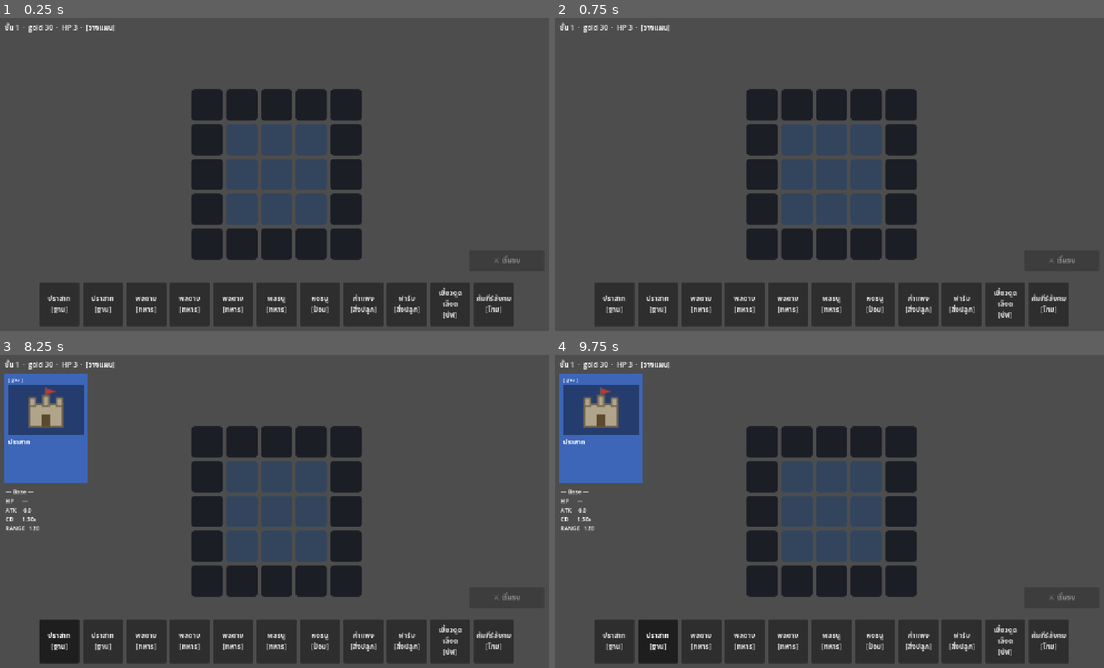
Above: before the commit, frames 1-4 (two rows, left to right).
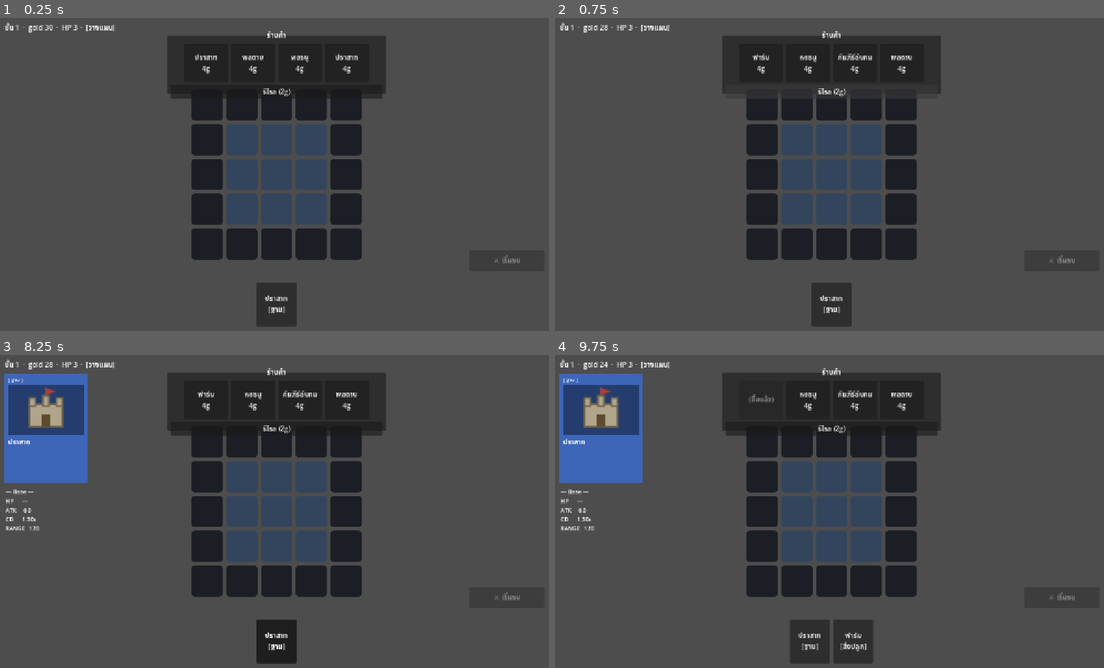
Above: after the commit, the same moments.

Repository: lnwextra2/9-Kings-at-home
Game: Godot game, scene res://scenes/main.tscn
The game is run twice, just before and just after one commit, with the same random seed, the same clock (stepped at 60 frames per second) and the same inputs.
Inputs (mouse positions are in pixels of both pictures, inside the frame that each line leads up to):
- Up to frame 1 (0.25 s): no input
- Up to frame 2 (0.75 s): click (829, 93) at 0.5 s, where only the run after the commit has a clickable "รีโรล (2g)"
- Up to frame 3 (8.25 s): click (241, 477) at 1.27 s; click (274, 477) at 2.02 s; click (312, 477) at 2.77 s; click (241, 511) at 3.52 s; click (274, 511) at 4.27 s; click (312, 511) at 5.02 s; click (241, 545) at 5.77 s; click (274, 545) at 6.52 s; click (312, 545) at 7.27 s; click "ปราสาท [ฐาน]" at 8 s
- Up to frame 4 (9.75 s): click "ปราสาท [ฐาน]" at 8.75 s; click (763, 398) at 9.5 s, where only the run after the commit has a clickable "ฟาร์ม 4g"

The runs differ from the first frame. In frame 1, 17% of the frame differs, in the area x 7-94%, y 4-99%; in frame 2, 16%; in frame 3, 17%, in the area x 7-94%, y 2-99%; in frame 4, 16%.

Commit message:
M3 (partial): shop + reward + run economy loop
- core/rng.gd (seeded RNG via state.rng); CardData.cost
- core/shop.gd: roll 4 slots (blue pool), buy (gold->hand), reroll (2g)
- GameSim: buy / reroll_shop / pick_reward / reroll_reward actions;
  end_combat now -> reward phase (roll 3), pick -> +1 hand, floor+1, new shop
- run start: hand = [base] + shop roll (replaces debug hand)
- shop_view + reward_view scenes; main wires shop/reward/gameover phases
- verified headless: buy/reroll/fight/reward/pick full loop, gold accounting

Co-Authored-By: Claude Opus 4.8 <noreply@anthropic.com>

Diff:
--- a/new-game-project/autoload/game.gd
+++ b/new-game-project/autoload/game.gd
@@ -23,23 +23,20 @@
         battle_cfg = BattleConfig.new()
     state = GameState.new_run(config)
     state.battle_cfg = battle_cfg
-    _fill_debug_hand()   # TEMP M1 — แทนด้วยร้าน/รางวัล ตอน M3
+    _start_run()
 
 
 func restart() -> void:
     state = GameState.new_run(config)
     state.battle_cfg = battle_cfg
-    _fill_debug_hand()
+    _start_run()
 
 
 func notify_changed() -> void:
     state_changed.emit()
 
 
-func _fill_debug_hand() -> void:   # TEMP M1
-    state.hand = [
-        &"base_castle", &"base_castle",
-        &"swordsman", &"swordsman", &"swordsman",
-        &"archer", &"ballista", &"wall", &"farm",
-        &"buff_lifesteal", &"tome_sharpen",
-    ]
+## เริ่ม run: มือมีการ์ดฐาน (บังคับวาง wave 0) + สุ่มร้าน
+func _start_run() -> void:
+    state.hand = [&"base_castle"]
+    Shop.roll(state)
--- a/new-game-project/core/game_sim.gd
+++ b/new-game-project/core/game_sim.gd
@@ -12,6 +12,14 @@
             return _use_card(state, action.hand_index, action.slot)
         &"end_turn":
             return _start_combat(state)
+        &"buy":
+            return Shop.buy(state, action.shop_index)
+        &"reroll_shop":
+            return Shop.reroll(state)
+        &"pick_reward":
+            return _pick_reward(state, action.index)
+        &"reroll_reward":
+            return _reroll_reward(state)
     return false
 
 
@@ -67,5 +75,37 @@
     if state.base_hp <= 0:
         state.phase = &"gameover"
     else:
-        state.floor_num += 1
-        state.phase = &"planning"
+        _roll_reward(state)
+        state.phase = &"reward"
+
+
+static func _roll_reward(state: GameState) -> void:
+    var p: Array = Shop.pool()
+    state.reward_cards = []
+    for i in 3:
+        state.reward_cards.append(state.rng.pick(p).id)
+    state.reward_reroll_cost = 10
+
+
+## เลือกรางวัล 1 ใบ → เข้ามือ, floor+1, สุ่มร้านใหม่, กลับ planning
+static func _pick_reward(state: GameState, index: int) -> bool:
+    if index < 0 or index >= state.reward_cards.size():
+        return false
+    state.hand.append(state.reward_cards[index])
+    state.reward_cards = []
+    state.floor_num += 1
+    Shop.roll(state)
+    state.phase = &"planning"
+    return true
+
+
+static func _reroll_reward(state: GameState) -> bool:
+    if state.gold < state.reward_reroll_cost:
+        return false
+    state.gold -= state.reward_reroll_cost
+    state.reward_reroll_cost += 10
+    var p: Array = Shop.pool()
+    state.reward_cards = []
+    for i in 3:
+        state.reward_cards.append(state.rng.pick(p).id)
+    return true
--- a/new-game-project/core/game_state.gd
+++ b/new-game-project/core/game_state.gd
@@ -11,6 +11,13 @@
 var rows: int = 5
 var board: Array = []                  # cols*rows ช่อง: null (ว่าง) / &"locked" / card instance Dictionary
 var hand: Array = []                   # การ์ดในมือ (Array ของ data_id StringName)
+var shop: Array = []                   # ร้าน: data_id / &"" (ช่องซื้อไปแล้ว)
+
+# reward (ใช้เฉพาะ phase = reward)
+var reward_cards: Array = []           # ตัวเลือกรางวัล (data_id)
+var reward_reroll_cost: int = 10       # reset ทุกหน้า reward
+
+var rng: Rng                           # สุ่มทั้งหมดผ่านตัวนี้
 
 # combat (ใช้เฉพาะ phase = combat, transient — ไม่ต้อง serialize กลางสนาม)
 var units: Array = []                  # unit dict (M2); SoA เป็นงาน M3
@@ -24,6 +31,7 @@
 ## สร้าง state เริ่มต้นจาก config — วางเลย์เอาต์ช่องปลดล็อก (บล็อกกลาง)
 static func new_run(cfg: RunConfig) -> GameState:
 	var s := GameState.new()
+	s.rng = Rng.new()
 	s.cols = cfg.board_cols
 	s.rows = cfg.board_rows
 	s.gold = cfg.start_gold
--- /dev/null
+++ b/new-game-project/core/rng.gd
@@ -0,0 +1,31 @@
+class_name Rng
+extends RefCounted
+## seeded RNG — ทุกการสุ่มใน sim ต้องผ่านตัวนี้ (deterministic; seedable เต็มตอน M5)
+
+var _rng := RandomNumberGenerator.new()
+
+
+func seed_with(s: int) -> void:
+    _rng.seed = s
+
+
+func randi_range(a: int, b: int) -> int:
+    return _rng.randi_range(a, b)
+
+
+func randf() -> float:
+    return _rng.randf()
+
+
+func pick(arr: Array) -> Variant:
+    return arr[_rng.randi_range(0, arr.size() - 1)]
+
+
+func shuffle(arr: Array) -> Array:
+    var a := arr.duplicate()
+    for i in range(a.size() - 1, 0, -1):
+        var j := _rng.randi_range(0, i)
+        var tmp = a[i]
+        a[i] = a[j]
+        a[j] = tmp
+    return a
--- /dev/null
+++ b/new-game-project/core/shop.gd
@@ -0,0 +1,43 @@
+class_name Shop
+extends RefCounted
+## ร้านค้า — สุ่มการ์ดขาย, ซื้อ (ใช้ gold → เข้ามือ), reroll ทั้งแถว
+
+const SLOTS := 4
+const REROLL_COST := 2
+
+
+## pool ที่ขาย (M3 = สีฟ้าทั้งหมด; M4 อาจอิงสี/floor)
+static func pool() -> Array:
+    return Content.by_color(&"blue")
+
+
+static func roll(state: GameState) -> void:
+    var p: Array = pool()
+    state.shop.clear()
+    if p.is_empty():
+        return
+    for i in SLOTS:
+        state.shop.append(state.rng.pick(p).id)
+
+
+static func buy(state: GameState, index: int) -> bool:
+    if index < 0 or index >= state.shop.size():
+        return false
+    var data_id = state.shop[index]
+    if not (data_id is StringName) or data_id == &"":
+        return false
+    var d: CardData = Content.card(data_id)
+    if state.gold < d.cost:
+        return false
+    state.gold -= d.cost
+    state.hand.append(data_id)
+    state.shop[index] = &""   # ช่องว่างหลังซื้อ
+    return true
+
+
+static func reroll(state: GameState) -> bool:
+    if state.gold < REROLL_COST:
+        return false
+    state.gold -= REROLL_COST
+    roll(state)
+    return true
--- a/new-game-project/data_types/card_data.gd
+++ b/new-game-project/data_types/card_data.gd
@@ -32,6 +32,9 @@
 @export var effects: Array[EffectData] = []   # tier 1 declarative
 @export var hooks_script: Script          # tier 2 script (การ์ดที่พิเศษจริงๆ)
 
+@export_group("Economy")
+@export var cost: int = 4                 # ราคาในร้าน
+
 
 func is_structure() -> bool:
     return kind == Kind.BASE or kind == Kind.BUILDING or kind == Kind.TURRET
--- a/new-game-project/scenes/main.gd
+++ b/new-game-project/scenes/main.gd
@@ -1,5 +1,9 @@
 extends Control
-## ตัวสลับ phase — planning (วางการ์ด) ↔ combat (สนามรบ) + ผลแพ้/ชนะ
+## ตัวสลับ phase — planning (วาง+ร้าน) ↔ combat (สนามรบ) ↔ reward ↔ gameover
+
+const CARD_PANEL := preload("res://scenes/planning/card_panel.tscn")
+const SHOP_VIEW := preload("res://scenes/planning/shop_view.tscn")
+const REWARD_VIEW := preload("res://scenes/planning/reward_view.tscn")
 
 @onready var _top: Label = $TopBar
 @onready var _planning: Control = $Planning
@@ -11,12 +15,11 @@
 @onready var _result_label: Label = $ResultOverlay/Panel/VBox/ResultLabel
 @onready var _continue: Button = $ResultOverlay/Panel/VBox/ContinueButton
 
-const CARD_PANEL := preload("res://scenes/planning/card_panel.tscn")
-
 var _panel: Control
+var _shop
+var _reward
 var _sel_hand: int = -1
 var _sel_slot: int = -1
-var _gameover_pending: bool = false
 
 
 func _ready() -> void:
@@ -24,14 +27,24 @@
     _board.connect("slot_clicked", _on_slot_clicked)
     _fight.pressed.connect(_on_fight)
     _battle.connect("combat_ended", _on_combat_ended)
-    _continue.pressed.connect(_on_continue)
+    _continue.pressed.connect(_on_gameover_continue)
     _panel = CARD_PANEL.instantiate()
     _planning.add_child(_panel)
     _panel.clear()
+    _shop = SHOP_VIEW.instantiate()
+    _planning.add_child(_shop)
+    _shop.connect("buy", _on_buy)
+    _shop.connect("reroll_pressed", _on_shop_reroll)
+    _reward = REWARD_VIEW.instantiate()
+    add_child(_reward)
+    _reward.visible = false
+    _reward.connect("picked", _on_reward_pick)
+    _reward.connect("reroll_pressed", _on_reward_reroll)
     _refresh_planning()
     _update_phase()
 
 
+# --- planning: place / inspect ---
 func _on_card_selected(i: int) -> void:
     _sel_hand = i
     _sel_slot = -1
@@ -40,7 +53,6 @@
 
 func _on_slot_clicked(idx: int) -> void:
     if _sel_hand >= 0:
-        # มีการ์ดในมือถูกเลือก: buff/tome = ใช้กับการ์ดเป้าหมาย, อื่นๆ = วาง
         var d: CardData = Content.card(Game.state.hand[_sel_hand])
         var act: StringName = &"use_card" if (d.kind == CardData.Kind.BUFF or d.kind == CardData.Kind.TOME) else &"place_card"
         if GameSim.step(Game.state, {"type": act, "hand_index": _sel_hand, "slot": idx}):
@@ -53,7 +65,6 @@
             else:
                 _panel.clear()
         return
-    # โหมดดู: ไม่มีการ์ดในมือ → เลือกการ์ดบนกระดานเพื่อดู current stat
     _hand.set_selected(-1)
     var target = Game.state.board[idx]
     if target is Dictionary:
@@ -64,6 +75,18 @@
         _panel.clear()
 
 
+# --- shop ---
+func _on_buy(index: int) -> void:
+    if GameSim.step(Game.state, {"type": &"buy", "shop_index": index}):
+        _refresh_planning()
+
+
+func _on_shop_reroll() -> void:
+    if GameSim.step(Game.state, {"type": &"reroll_shop"}):
+        _refresh_planning()
+
+
+# --- combat ---
 func _on_fight() -> void:
     GameSim.step(Game.state, {"type": &"end_turn"})
     _battle.start()
@@ -71,27 +94,58 @@
 
 
 func _on_combat_ended() -> void:
-    var r: StringName = Game.state.result
-    _result_label.text = "ชนะเวฟ! 🎉" if r == &"win" else "แพ้เวฟ — บ้าน −1 HP"
-    _overlay.visible = true
+    GameSim.end_combat(Game.state)
+    _battle.visible = false
+    if Game.state.phase == &"gameover":
+        _result_label.text = "GAME OVER — ไปถึงชั้น %d\n(กด 'ต่อไป' เพื่อเริ่มใหม่)" % Game.state.floor_num
+        _overlay.visible = true
+    else:
+        _reward.refresh()
+        _reward.visible = true
+    _update_top()
 
 
-func _on_continue() -> void:
-    if _gameover_pending:
-        _gameover_pending = false
-        Game.restart()
+# --- reward ---
+func _on_reward_pick(index: int) -> void:
+    if GameSim.step(Game.state, {"type": &"pick_reward", "index": index}):
+        _reward.visible = false
         _reset_selection()
         _refresh_planning()
         _update_phase()
-        return
-    GameSim.end_combat(Game.state)
-    if Game.state.phase == &"gameover":
-        _gameover_pending = true
-        _result_label.text = "GAME OVER — ไปถึงชั้น %d\n(กด 'ต่อไป' เพื่อเริ่มใหม่)" % Game.state.floor_num
-        return
+
+
+func _on_reward_reroll() -> void:
+    if GameSim.step(Game.state, {"type": &"reroll_reward"}):
+        _reward.refresh()
+
+
+# --- gameover ---
+func _on_gameover_continue() -> void:
+    Game.restart()
+    _overlay.visible = false
     _reset_selection()
     _refresh_planning()
     _update_phase()
+
+
+# --- shared ---
+func _update_phase() -> void:
+    var ph: StringName = Game.state.phase
+    _planning.visible = ph == &"planning"
+    _battle.visible = ph == &"combat"
+    if ph != &"reward":
+        _reward.visible = false
+    if ph != &"gameover":
+        _overlay.visible = false
+    _update_top()
+
+
+func _refresh_planning() -> void:
+    _board.refresh()
+    _hand.refresh()
+    _fight.disabled = Board.find_base(Game.state) == -1   # บังคับวางฐานก่อนรบ
+    _shop.refresh()
+    _update_top()
 
 
 func _reset_selection() -> void:
@@ -102,26 +156,13 @@
         _panel.clear()
 
 
-func _update_phase() -> void:
-    var ph: StringName = Game.state.phase
-    _planning.visible = ph == &"planning"
-    _battle.visible = ph == &"combat"
-    _overlay.visible = false
-    _update_top()
-
-
-func _refresh_planning() -> void:
-    _board.refresh()
-    _hand.refresh()
-    _fight.disabled = Board.find_base(Game.state) == -1   # บังคับวางฐานก่อนเริ่มรบ
-    _update_top()
-
-
 func _update_top() -> void:
     var st: GameState = Game.state
     var ph: String = "วางแผน"
     if st.phase == &"combat":
         ph = "สู้!"
+    elif st.phase == &"reward":
+        ph = "รางวัล"
     elif st.phase == &"gameover":
         ph = "จบเกม"
     _top.text = "ชั้น %d  ·  gold %d  ·  HP %d  ·  [%s]" % [st.floor_num, st.gold, st.base_hp, ph]
--- /dev/null
+++ b/new-game-project/scenes/planning/reward_view.gd
@@ -0,0 +1,35 @@
+extends Control
+## หน้ารางวัล — จบเวฟ (แพ้/ชนะก็ได้) เลือกการ์ด 1 จาก 3 + reroll
+signal picked(index: int)
+signal reroll_pressed
+
+@onready var _title: Label = $Panel/VBox/Title
+@onready var _row: HBoxContainer = $Panel/VBox/Row
+@onready var _reroll: Button = $Panel/VBox/Reroll
+
+
+func _ready() -> void:
+    _reroll.pressed.connect(func(): reroll_pressed.emit())
+
+
+func refresh() -> void:
+    var st: GameState = Game.state
+    var res: String = "ชนะเวฟ!" if st.result == &"win" else "แพ้เวฟ (บ้าน −1 HP)"
+    _title.text = "%s   —   เลือกการ์ดรางวัล 1 ใบ   (HP บ้าน %d)" % [res, st.base_hp]
+    for ch in _row.get_children():
+        ch.queue_free()
+    for i in st.reward_cards.size():
+        _row.add_child(_card(i, st.reward_cards[i]))
+    _reroll.text = "รีโรลรางวัล (%dg)" % st.reward_reroll_cost
+    _reroll.disabled = st.gold < st.reward_reroll_cost
+
+
+func _card(i: int, data_id: StringName) -> Button:
+    var d: CardData = Content.card(data_id)
+    var b := Button.new()
+    b.custom_minimum_size = Vector2(130, 120)
+    b.focus_mode = Control.FOCUS_NONE
+    b.autowrap_mode = TextServer.AUTOWRAP_WORD_SMART
+    b.text = d.display_name
+    b.pressed.connect(func(): picked.emit(i))
+    return b
--- /dev/null
+++ b/new-game-project/scenes/planning/reward_view.tscn
@@ -0,0 +1,56 @@
+[gd_scene format=3 uid="uid://cvcabes3ea6ad"]
+
+[ext_resource type="Script" path="res://scenes/planning/reward_view.gd" id="1"]
+
+[node name="RewardView" type="Control"]
+layout_mode = 3
+anchors_preset = 15
+anchor_right = 1.0
+anchor_bottom = 1.0
+grow_horizontal = 2
+grow_vertical = 2
+script = ExtResource("1")
+
+[node name="Dim" type="ColorRect" parent="."]
+layout_mode = 1
+anchors_preset = 15
+anchor_right = 1.0
+anchor_bottom = 1.0
+color = Color(0, 0, 0, 0.55)
+
+[node name="Panel" type="Panel" parent="."]
+layout_mode = 1
+anchor_left = 0.5
+anchor_top = 0.5
+anchor_right = 0.5
+anchor_bottom = 0.5
+offset_left = -300.0
+offset_top = -170.0
+offset_right = 300.0
+offset_bottom = 170.0
+
+[node name="VBox" type="VBoxContainer" parent="Panel"]
+layout_mode = 1
+anchors_preset = 15
+anchor_right = 1.0
+anchor_bottom = 1.0
+offset_left = 20.0
+offset_top = 20.0
+offset_right = -20.0
+offset_bottom = -20.0
+theme_override_constants/separation = 20
+alignment = 1
+
+[node name="Title" type="Label" parent="Panel/VBox"]
+layout_mode = 2
+text = "รางวัล"
+horizontal_alignment = 1
+
+[node name="Row" type="HBoxContainer" parent="Panel/VBox"]
+layout_mode = 2
+theme_override_constants/separation = 14
+alignment = 1
+
+[node name="Reroll" type="Button" parent="Panel/VBox"]
+layout_mode = 2
+text = "รีโรลรางวัล"
--- /dev/null
+++ b/new-game-project/scenes/planning/shop_view.gd
@@ -0,0 +1,37 @@
+extends Control
+## ร้านค้า — โชว์การ์ดขาย 4 ช่อง + ปุ่ม reroll (view อ่าน state, ส่ง signal)
+signal buy(index: int)
+signal reroll_pressed
+
+@onready var _row: HBoxContainer = $Panel/VBox/Row
+@onready var _reroll: Button = $Panel/VBox/Reroll
+
+
+func _ready() -> void:
+    _reroll.pressed.connect(func(): reroll_pressed.emit())
+
+
+func refresh() -> void:
+    for ch in _row.get_children():
+        ch.queue_free()
+    var st: GameState = Game.state
+    for i in st.shop.size():
+        _row.add_child(_slot(i, st.shop[i]))
+    _reroll.text = "รีโรล (%dg)" % Shop.REROLL_COST
+    _reroll.disabled = st.gold < Shop.REROLL_COST
+
+
+func _slot(i: int, data_id) -> Button:
+    var b := Button.new()
+    b.custom_minimum_size = Vector2(100, 88)
+    b.focus_mode = Control.FOCUS_NONE
+    b.autowrap_mode = TextServer.AUTOWRAP_WORD_SMART
+    if not (data_id is StringName) or data_id == &"":
+        b.text = "(ซื้อแล้ว)"
+        b.disabled = true
+        return b
+    var d: CardData = Content.card(data_id)
+    b.text = "%s\n%dg" % [d.display_name, d.cost]
+    b.disabled = Game.state.gold < d.cost
+    b.pressed.connect(func(): buy.emit(i))
+    return b
--- /dev/null
+++ b/new-game-project/scenes/planning/shop_view.tscn
@@ -0,0 +1,46 @@
+[gd_scene format=3 uid="uid://b3e547tcs46b0"]
+
+[ext_resource type="Script" path="res://scenes/planning/shop_view.gd" id="1"]
+
+[node name="ShopView" type="Control"]
+layout_mode = 1
+anchor_left = 0.5
+anchor_right = 0.5
+offset_left = -252.0
+offset_top = 40.0
+offset_right = 252.0
+offset_bottom = 174.0
+grow_horizontal = 2
+script = ExtResource("1")
+
+[node name="Panel" type="Panel" parent="."]
+layout_mode = 1
+anchors_preset = 15
+anchor_right = 1.0
+anchor_bottom = 1.0
+
+[node name="VBox" type="VBoxContainer" parent="Panel"]
+layout_mode = 1
+anchors_preset = 15
+anchor_right = 1.0
+anchor_bottom = 1.0
+offset_left = 8.0
+offset_top = 6.0
+offset_right = -8.0
+offset_bottom = -6.0
+theme_override_constants/separation = 6
+alignment = 1
+
+[node name="Title" type="Label" parent="Panel/VBox"]
+layout_mode = 2
+text = "ร้านค้า"
+horizontal_alignment = 1
+
+[node name="Row" type="HBoxContainer" parent="Panel/VBox"]
+layout_mode = 2
+theme_override_constants/separation = 8
+alignment = 1
+
+[node name="Reroll" type="Button" parent="Panel/VBox"]
+layout_mode = 2
+text = "รีโรล"
Not shown, added: new-game-project/core/rng.gd.uid
Not shown, added: new-game-project/core/shop.gd.uid
Not shown, added: new-game-project/scenes/planning/reward_view.gd.uid
Not shown, added: new-game-project/scenes/planning/shop_view.gd.uid
